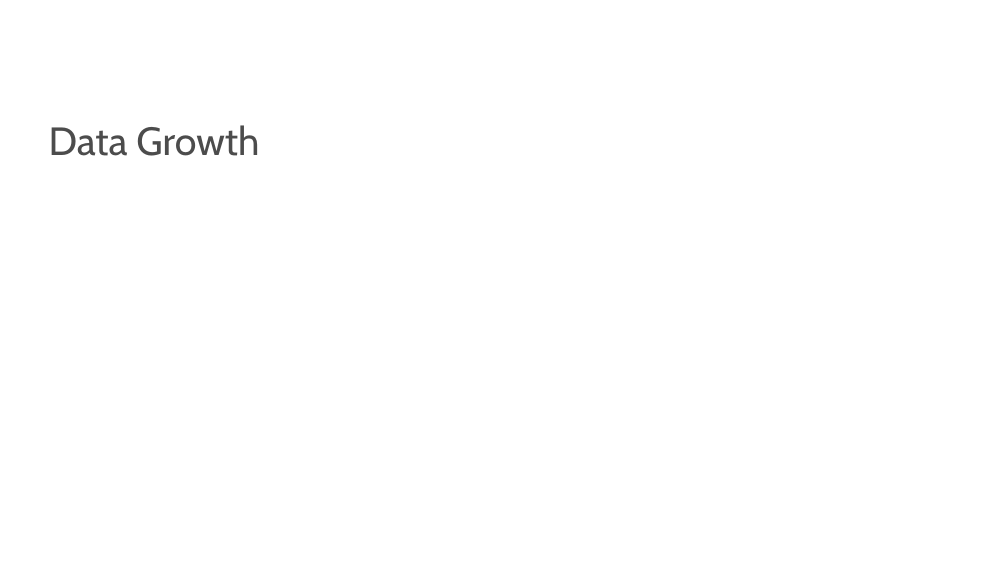
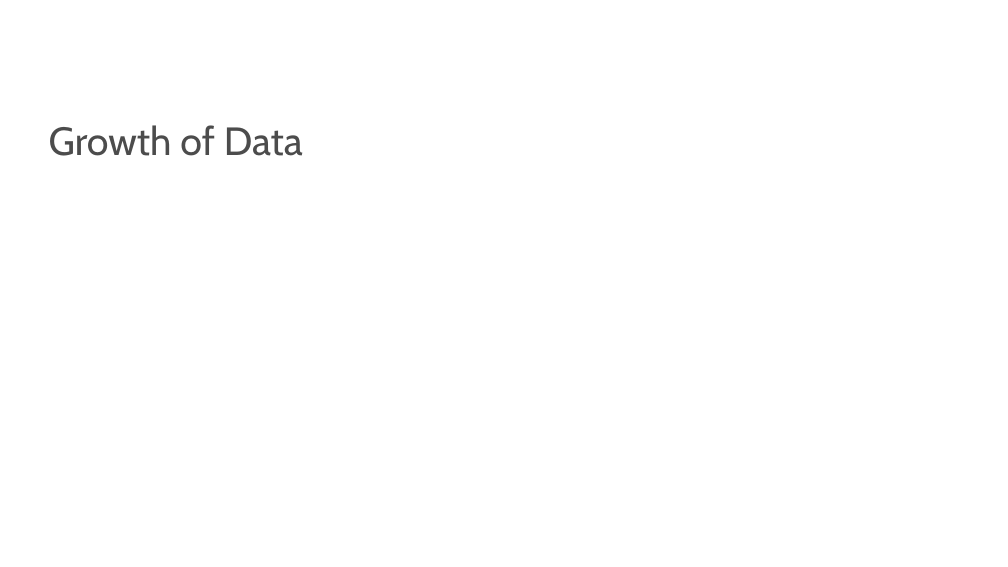
Before and after one commit to s-kyle-reed/data-lecture, a slide deck: slide 10 of lecture.pptx. Drawn at 1008x567 pixels with LibreOffice and Linux fonts; fonts in the diff are those of the drawing; background and template pictures are left out. Boxes give left, top, right and bottom in pixels: in the first picture for what was removed or moved away, otherwise in the second. Text is boxed around its words. In the diff, an @@ line names an element or a change of style, - is before the commit and + after.

```diff
--- a/lecture.pptx
+++ b/lecture.pptx
@@ title at (x1=49, y1=125, x2=303, y2=156): text changed @@
-Data Growth
+Growth of Data
```
Also in this commit, not shown: 2 other slides changed, 11 slides added, 2 slides removed, 16 other files.
